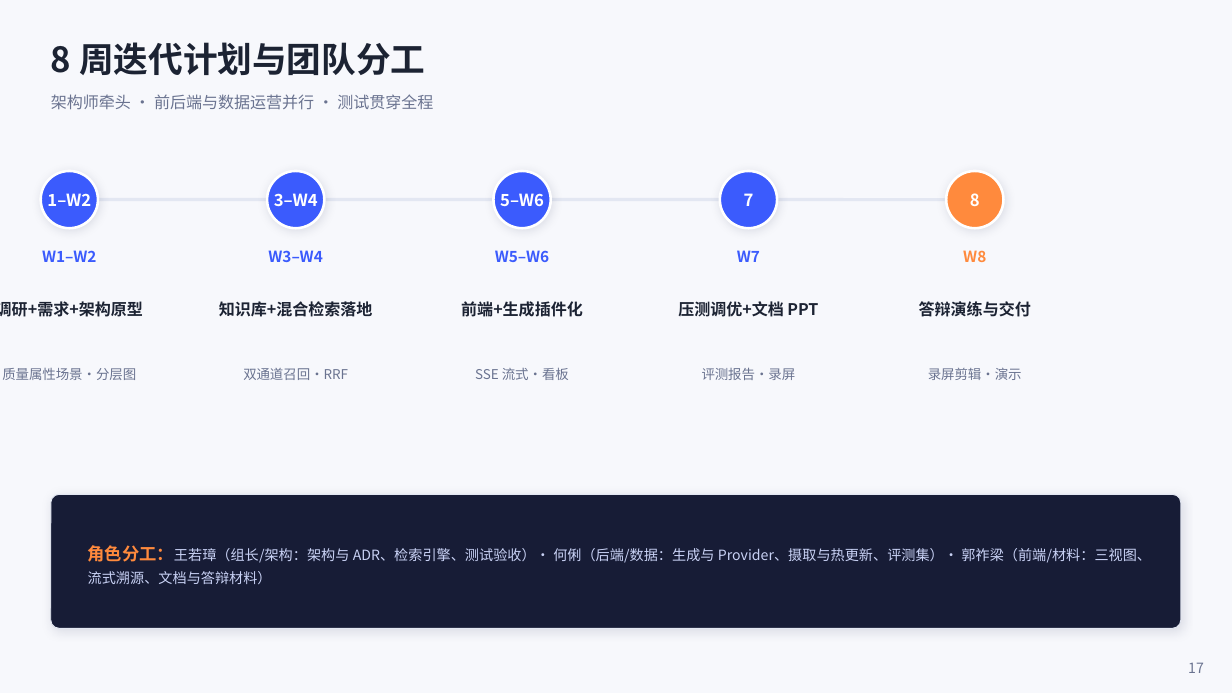
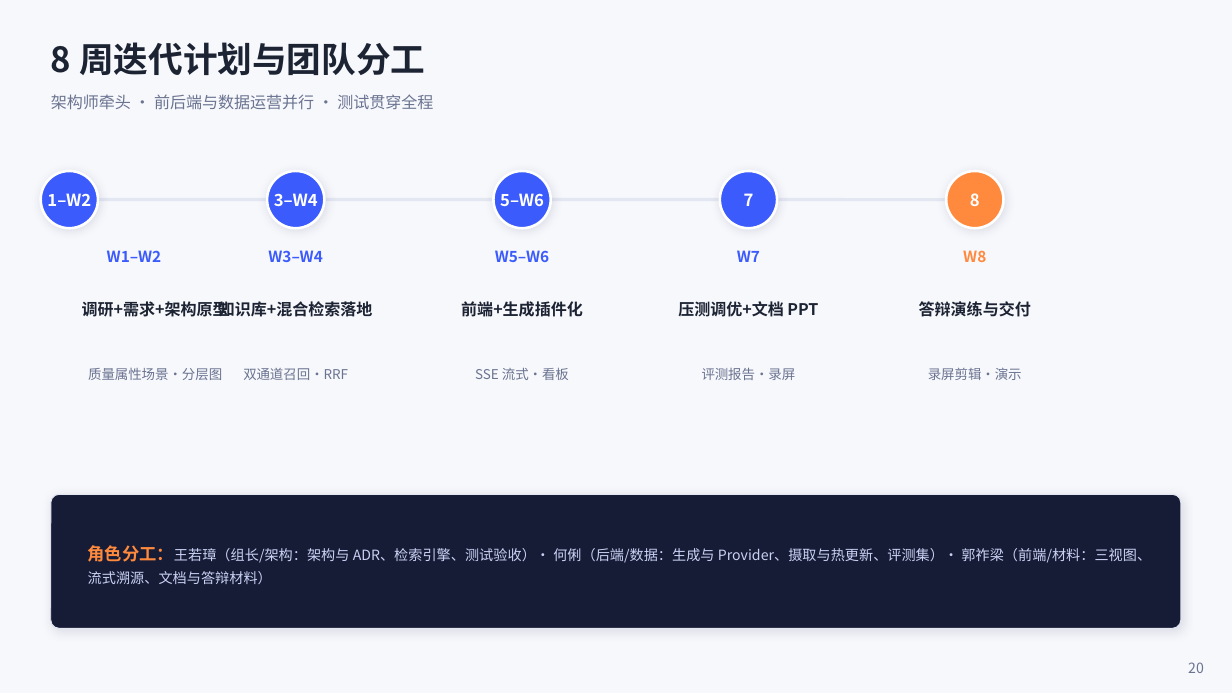
Before and after one commit to yelikour/campus-qa, a slide deck: slide 20 of ppt/智问校园CampusMind答辩PPT.pptx (slide 17 before the commit). Drawn at 1232x693 pixels with LibreOffice and Linux fonts; fonts in the diff are those of the drawing. Boxes give left, top, right and bottom in pixels: in the first picture for what was removed or moved away, otherwise in the second. Text is boxed around its words. In the diff, an @@ line names an element or a change of style, - is before the commit and + after.

```diff
--- a/ppt/智问校园CampusMind答辩PPT.pptx
+++ b/ppt/智问校园CampusMind答辩PPT.pptx
@@ text "W1–W2": place and size @@
-text "W1–W2" at (42,250,96,262)
+text "W1–W2" at (107,250,161,262)
@@ text "调研+需求+架构原型" rewrapped from (0,301,143,317) to (82,301,229,317) @@
@@ text "质量属性场景·分层图": place and size @@
-text "质量属性场景·分层图" at (2,368,136,380)
+text "质量属性场景·分层图" at (88,368,222,380)
@@ text at (1188,662,1204,673): text changed @@
-17
+20
```
Also in this commit, not shown: 2 other slides changed, 3 slides added, 10 other files.
